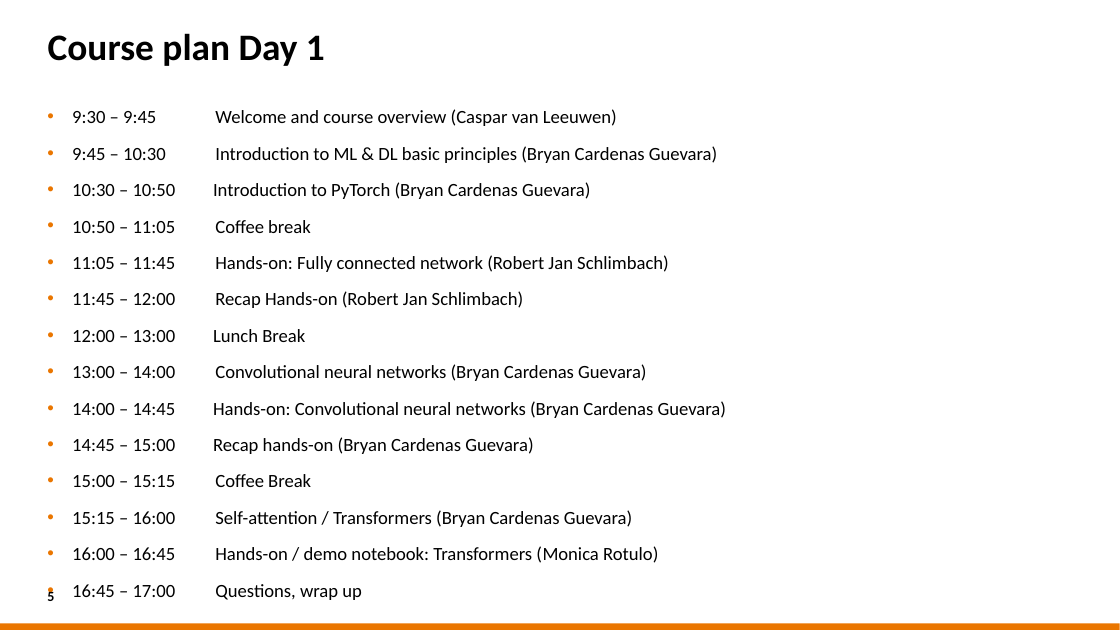
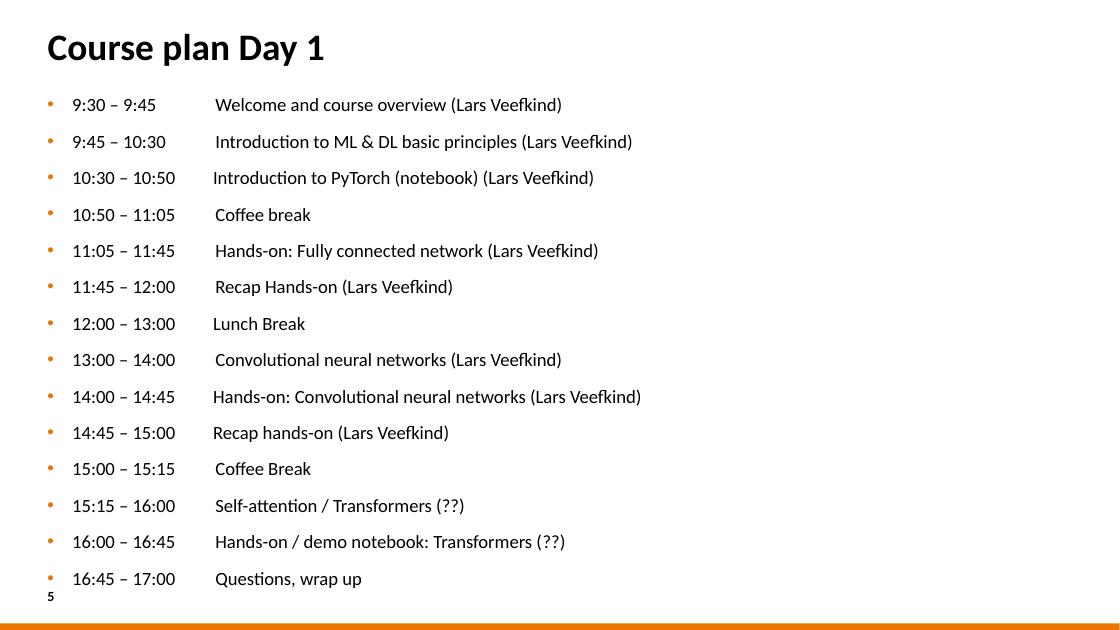
Before and after one commit to sara-nl/HPML-course-materials, a slide deck: slide 5 of Day1/slides/EuroHPC_HPML_welcome.pptx. Drawn at 1120x630 pixels with LibreOffice and Linux fonts; fonts in the diff are those of the drawing; background and template pictures are left out. Boxes give left, top, right and bottom in pixels: in the first picture for what was removed or moved away, otherwise in the second. Text is boxed around its words. In the diff, an @@ line names an element or a change of style, - is before the commit and + after.

Commit message:
Changed names/dates and made minor changes to MLP/CNN slide decks

```diff
--- a/Day1/slides/EuroHPC_HPML_welcome.pptx
+++ b/Day1/slides/EuroHPC_HPML_welcome.pptx
@@ text "9:30 – 9:45 Welcome and ...": place and size @@
-text "9:30 – 9:45 Welcome and ..." at [72,109,726,597]
+text "9:30 – 9:45 Welcome and ..." at [72,97,641,588]
@@ text at [72,97,632,187]: text changed @@
-• 9:30 – 9:45 Welcome and course overview (Caspar van Leeuwen)
-• 9:45 – 10:30 Introduction to ML & DL basic principles (Bryan Cardenas Guevara)
-• 10:30 – 10:50 Introduction to PyTorch (Bryan Cardenas Guevara)
+• 9:30 – 9:45 Welcome and course overview (Lars Veefkind)
+• 9:45 – 10:30 Introduction to ML & DL basic principles (Lars Veefkind)
+• 10:30 – 10:50 Introduction to PyTorch (notebook) (Lars Veefkind)
@@ text at [72,243,598,296]: text changed @@
-• 11:05 – 11:45 Hands-on: Fully connected network (Robert Jan Schlimbach)
-• 11:45 – 12:00 Recap Hands-on (Robert Jan Schlimbach)
+• 11:05 – 11:45 Hands-on: Fully connected network (Lars Veefkind)
+• 11:45 – 12:00 Recap Hands-on (Lars Veefkind)
@@ text at [72,352,641,442]: text changed @@
-• 13:00 – 14:00 Convolutional neural networks (Bryan Cardenas Guevara)
-• 14:00 – 14:45 Hands-on: Convolutional neural networks (Bryan Cardenas Guevara)
-• 14:45 – 15:00 Recap hands-on (Bryan Cardenas Guevara)
+• 13:00 – 14:00 Convolutional neural networks (Lars Veefkind)
+• 14:00 – 14:45 Hands-on: Convolutional neural networks (Lars Veefkind)
+• 14:45 – 15:00 Recap hands-on (Lars Veefkind)
@@ text at [72,499,532,548]: text changed @@
-• 15:15 – 16:00 Self-attention / Transformers (Bryan Cardenas Guevara)
-• 16:00 – 16:45 Hands-on / demo notebook: Transformers (Monica Rotulo)
+• 15:15 – 16:00 Self-attention / Transformers (??)
+• 16:00 – 16:45 Hands-on / demo notebook: Transformers (??)
```
Also in this commit, not shown: 3 other slides changed, 1 slide added, 3 slides removed, 1 other file.
